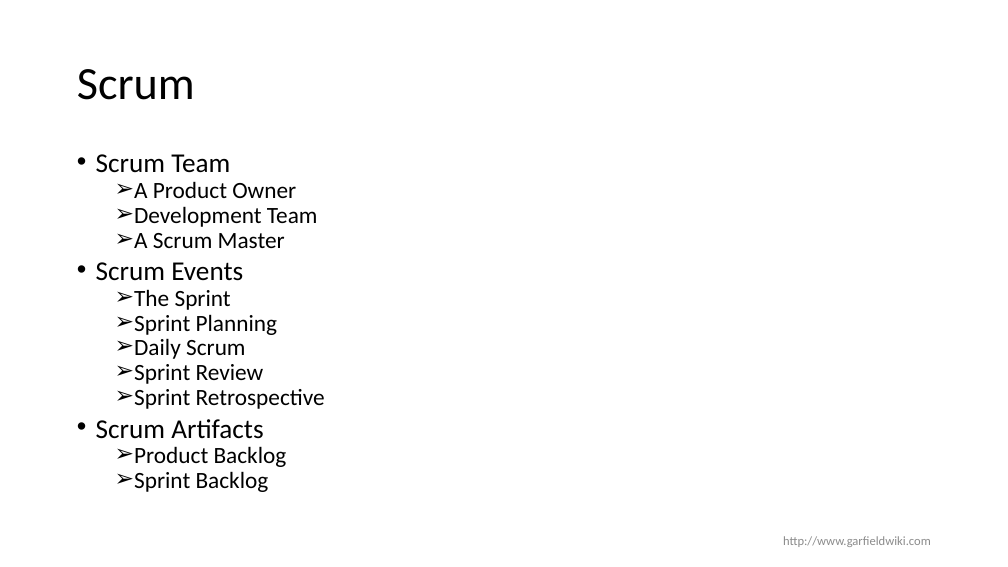
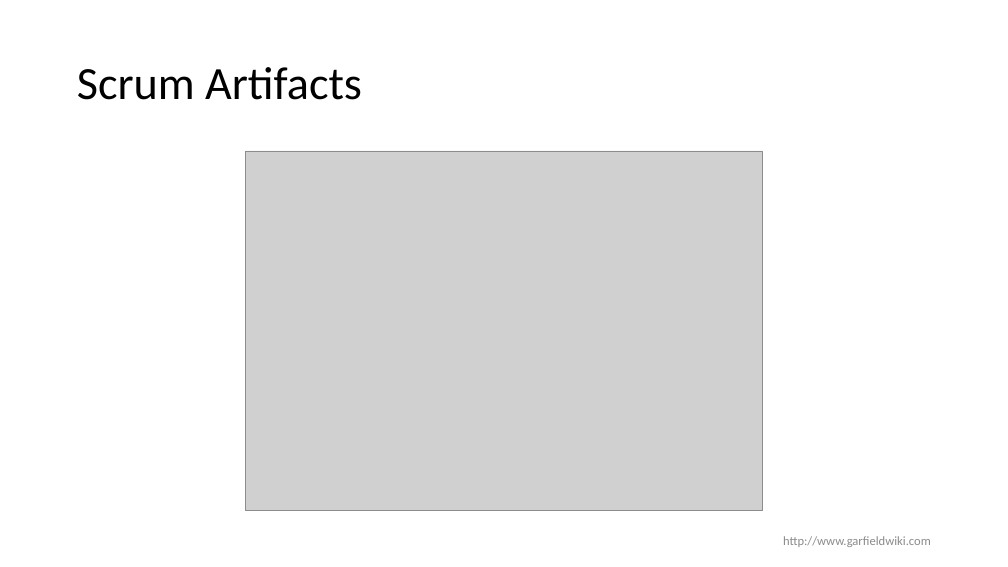
Before and after one commit to GarfieldDai/presentation, a slide deck: slide 6 of agile/SCRUM-TDD.pptx (slide 4 before the commit). Drawn at 1008x567 pixels with LibreOffice and Linux fonts; fonts in the diff are those of the drawing; grey boxes stand for pictures; background and template pictures are left out. Boxes give left, top, right and bottom in pixels: in the first picture for what was removed or moved away, otherwise in the second. Text is boxed around its words. In the diff, an @@ line names an element or a change of style, - is before the commit and + after.

Commit message:
update scrum

```diff
--- a/agile/SCRUM-TDD.pptx
+++ b/agile/SCRUM-TDD.pptx
@@ title at (77, 67, 362, 100): text changed @@
-Scrum
+Scrum Artifacts
@@ text removed at (96, 154, 325, 492) @@
-• Scrum Team
-  ➢ A Product Owner
-  ➢ Development Team
-  ➢ A Scrum Master
-• Scrum Events
-  ➢ The Sprint
-  ➢ Sprint Planning
-  ➢ Daily Scrum
-  ➢ Sprint Review
-  ➢ Sprint Retrospective
-• Scrum Artifacts
-  ➢ Product Backlog
-  ➢ Sprint Backlog
@@ picture added at (246, 151, 762, 511) @@
```
Also in this commit, not shown: 3 other slides changed, 3 slides added, 1 slide removed.
